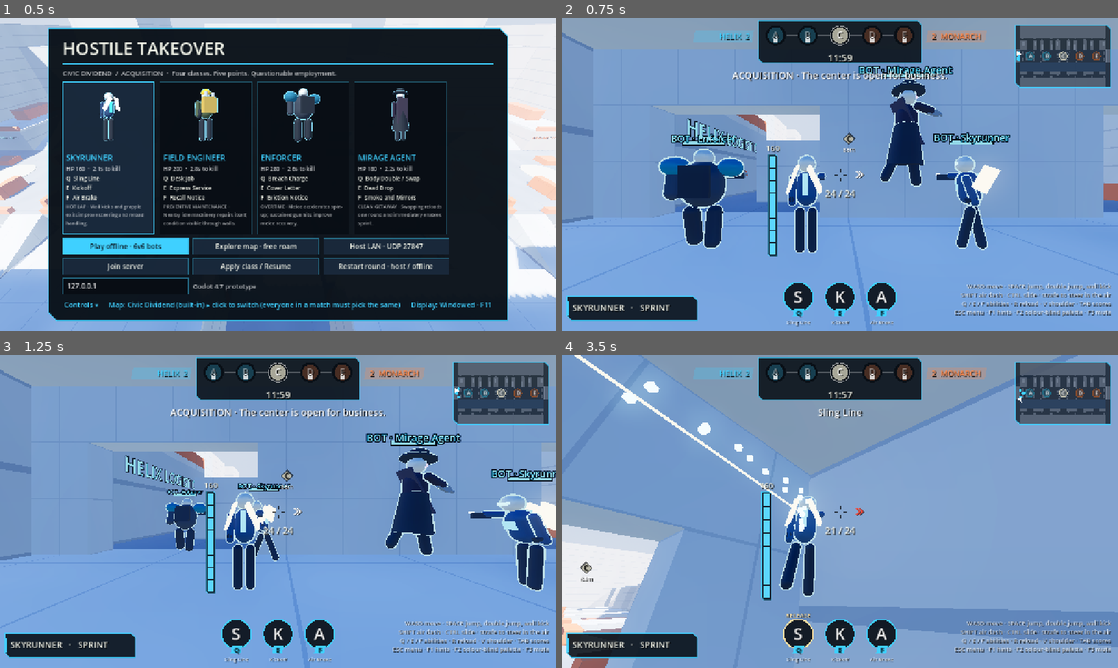
Above: before the commit, frames 1-4 (two rows, left to right).
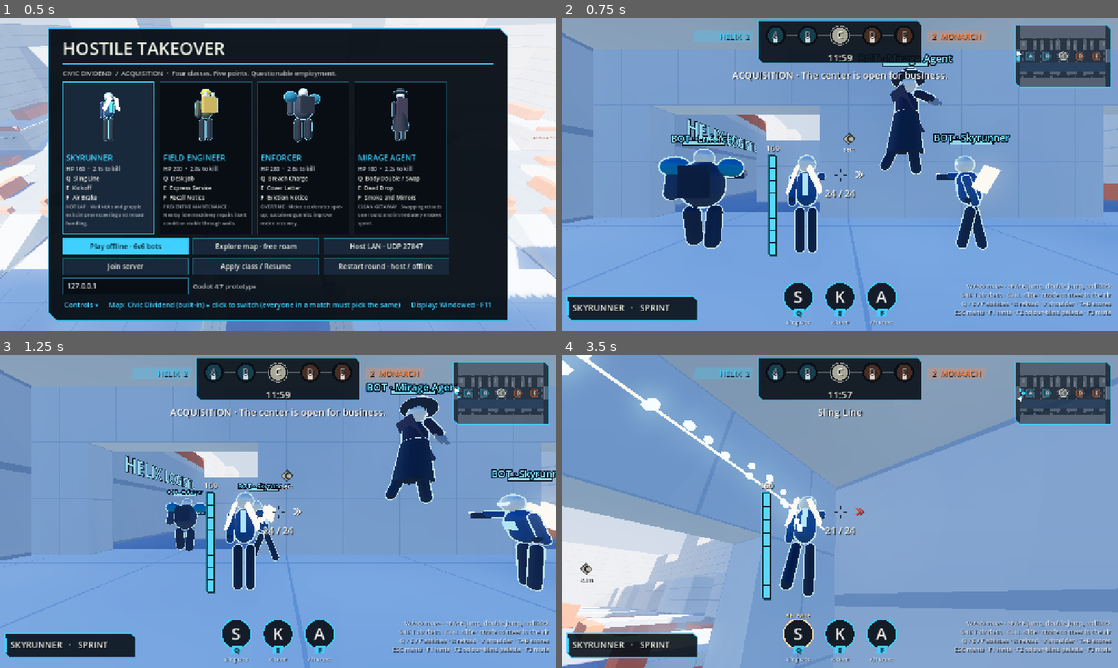
Above: after the commit, the same moments.

Repository: slimefromdq/hostile-takeover
Game: Godot game, scene res://scenes/main.tscn
Two runs of this game, one before a commit and one after it. Both use one fixed random seed, a clock stepped at 60 frames per second and the inputs below.
Inputs (mouse positions are in pixels of both pictures, inside the frame that each line leads up to):
- Up to frame 1 (0.5 s): no input
- Up to frame 2 (0.75 s): click "Play offline · 6v6 bots" at 0.5 s
- Up to frame 3 (1.25 s): no input
- Up to frame 4 (3.5 s): tap Enter at 1.25 s; move the mouse to (867, 511) at 1.27 s; hold Ctrl (slide) 1.28-2.03 s; hold W (forward) from 1.28 s (still down); tap Shift (dash) at 1.35, 2.3 s; click (867, 511) at 1.42 s; tap Space (jump) at 1.52, 2.27 s; move the mouse to (812, 511) at 2.02 s; tap Ctrl (slide) at 2.1 s; move the mouse to (851, 505) at 2.77 s; hold Ctrl (slide) from 2.78 s (still down); tap Q (ability1) at 2.85 s

Frame 1 is identical in both runs. In frame 2, 1.8% of the frame differs, in the area x 53-71%, y 11-54%; in frame 3, 3.7%; in frame 4, 19%, in the area x 0-100%, y 0-100%.

Commit message:
Shorten dash, raise double jump, clearer slide pose, faster slide decay
Co-Authored-By: Claude Sonnet 5.5 <noreply@anthropic.com>
Claude-Session: https://claude.ai/code/session_018xGmbngEV7RR2v5ZvRL7xd

Diff:
--- a/scripts/character_rig.gd
+++ b/scripts/character_rig.gd
@@ -250,18 +250,32 @@
 	var left: Node3D = legs.get_node_or_null("LegL")
 	var right: Node3D = legs.get_node_or_null("LegR")
 	var air_tuck := 0.0 if grounded else 0.5
-	if left != null:
-		left.rotation.x = swing - air_tuck
-	if right != null:
-		right.rotation.x = -swing + air_tuck * 0.4
+	var blend := minf(1.0, dt * 10.0)
+	var left_x := swing - air_tuck
+	var right_x := -swing + air_tuck * 0.4
+	var arm_x := -swing * 0.8
 	var base_lean := -0.12 if class_id == 0 else (-0.06 if class_id == 3 else 0.0)
 	var lean := base_lean - 0.22 * run
+	var hip_y := 0.9
 	if sliding:
-		lean = -0.65
-	body.rotation.x = lerpf(body.rotation.x, lean, minf(1.0, dt * 10.0))
+		# Seated slide: hips drop, front leg extends, rear leg tucks, torso leans back, free arm braces.
+		left_x = -1.3
+		right_x = 0.6
+		arm_x = 0.9
+		lean = 0.9
+		hip_y = 0.5
+	# Legs ease in and out of the slide pose; otherwise they follow the run cycle directly.
+	var easing: bool = sliding or absf(legs.position.y - 0.9) > 0.02
+	if left != null:
+		left.rotation.x = lerpf(left.rotation.x, left_x, blend) if easing else left_x
+	if right != null:
+		right.rotation.x = lerpf(right.rotation.x, right_x, blend) if easing else right_x
+	legs.position.y = lerpf(legs.position.y, hip_y, blend)
+	body.position.y = lerpf(body.position.y, hip_y, blend)
+	body.rotation.x = lerpf(body.rotation.x, lean, blend)
 	var arm: Node3D = body.get_node_or_null("ArmL")
 	if arm != null:
-		arm.rotation.x = -swing * 0.8
+		arm.rotation.x = arm_x
 	var weapon: Node3D = body.get_node_or_null("Weapon")
 	if weapon != null:
 		# Counter the body lean so the weapon follows the aim exactly.
--- a/scripts/fighter.gd
+++ b/scripts/fighter.gd
@@ -5,12 +5,12 @@
 # Movement tuning (Source-style: momentum on the ground, strafe-steered air control).
 const GRAVITY := 26.0
 const JUMP_SPEED := 10.0
-const DOUBLE_JUMP_SPEED := 9.0
+const DOUBLE_JUMP_SPEED := 10.5
 const WALL_KICK_UP := 10.5
 const WALL_KICK_PUSH := 7.5
 const WALL_KICK_PUSH_SKYRUNNER := 9.0
-const DASH_SPEED := 22.0
-const DASH_TIME := 0.28
+const DASH_SPEED := 19.0
+const DASH_TIME := 0.24
 const GROUND_ACCEL := 20.0
 const GROUND_FRICTION := 14.0
 const AIR_CAP := 1.2
@@ -249,8 +249,8 @@
 	if sliding:
 		var downhill := Vector3.DOWN.slide(get_floor_normal())
 		velocity += downhill * 16.0 * dt
-		velocity.x = move_toward(velocity.x, desired.x * speed, 2 * dt)
-		velocity.z = move_toward(velocity.z, desired.z * speed, 2 * dt)
+		velocity.x = move_toward(velocity.x, desired.x * speed, 2.8 * dt)
+		velocity.z = move_toward(velocity.z, desired.z * speed, 2.8 * dt)
 	elif grounded:
 		var rate := GROUND_ACCEL if desired.length() > 0.05 else GROUND_FRICTION
 		velocity.x = move_toward(velocity.x, desired.x * speed, rate * dt)
--- a/tests/run_tests.gd
+++ b/tests/run_tests.gd
@@ -490,7 +490,7 @@
 	p.simulate_movement(1.0 / 60, 2)
 	for i in range(30):
 		p.simulate_movement(1.0 / 60, 0)
-	check(p.global_position.x - start_x > 7.0, "air dash travels over 7 m in half a second (%.1f)" % (p.global_position.x - start_x))
+	check(p.global_position.x - start_x > 4.5, "air dash travels over 4.5 m in half a second (%.1f)" % (p.global_position.x - start_x))
 	await physics_frame
 	# Air control: forward input at speed adds nothing; strafing adds a bounded amount.
 	p.global_position = O + Vector3(-30, 8.0, -20)
Not shown, changed: README.md
